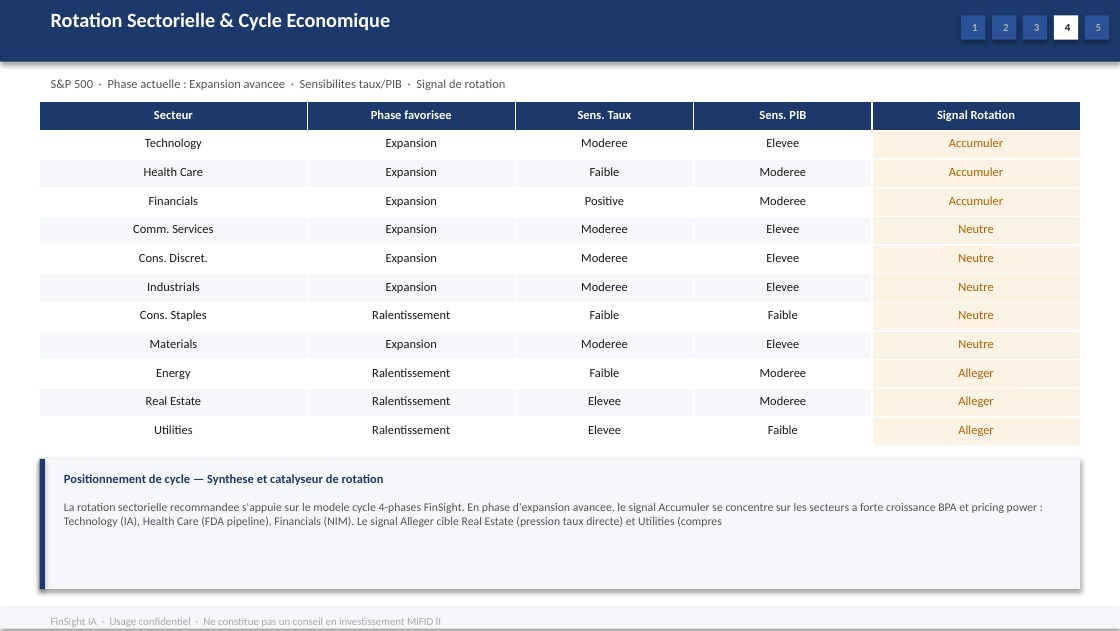
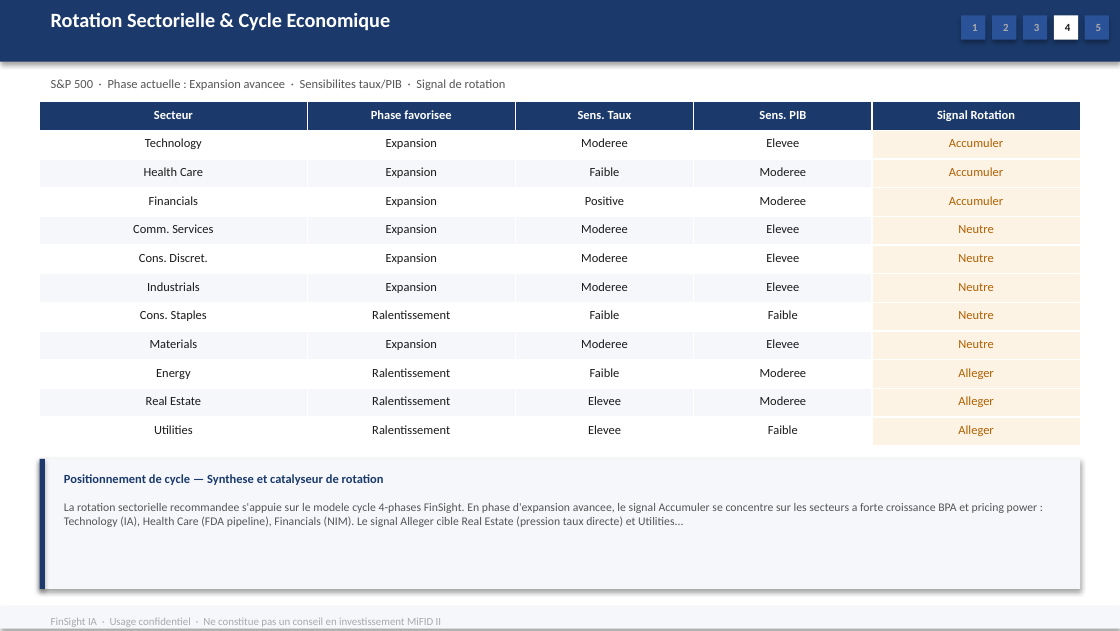
Before and after one commit to baptistejeh07-art/finsight-ia, a slide deck: slide 18 of preview/indice_SP_500/indice_SP_500.pptx. Drawn at 1120x631 pixels with LibreOffice and Linux fonts; fonts in the diff are those of the drawing. Boxes give left, top, right and bottom in pixels: in the first picture for what was removed or moved away, otherwise in the second. Text is boxed around its words. In the diff, an @@ line names an element or a change of style, - is before the commit and + after.

```diff
--- a/preview/indice_SP_500/indice_SP_500.pptx
+++ b/preview/indice_SP_500/indice_SP_500.pptx
@@ text at box(64, 503, 1038, 527): text changed @@
-La rotation sectorielle recommandee s'appuie sur le modele cycle 4-phases FinSight. En phase d'expansion avancee, le signal Accumuler se concentre sur les secteurs a forte croissance BPA et pricing power : Technology (IA), Health Care (FDA pipeline), Financials (NIM). Le signal Alleger cible Real Estate (pression taux directe) et Utilities (compres
+La rotation sectorielle recommandee s'appuie sur le modele cycle 4-phases FinSight. En phase d'expansion avancee, le signal Accumuler se concentre sur les secteurs a forte croissance BPA et pricing power : Technology (IA), Health Care (FDA pipeline), Financials (NIM). Le signal Alleger cible Real Estate (pression taux directe) et Utilities...
```
Also in this commit, not shown: 8 other slides changed, 1 other file.
